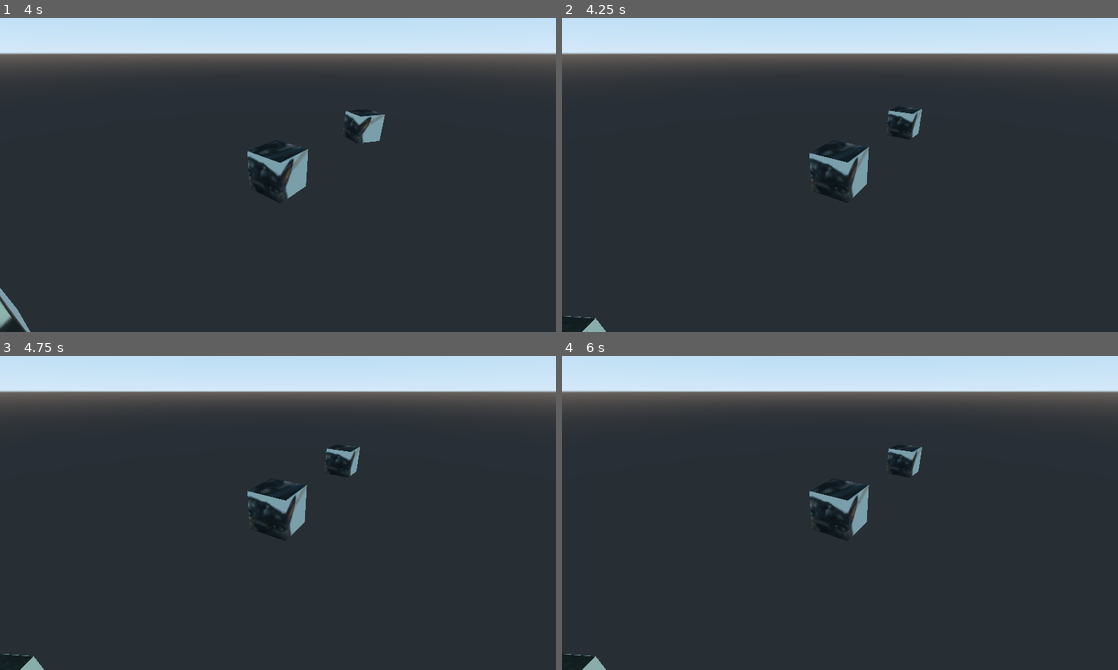
Above: before the commit, frames 1-4 (two rows, left to right).
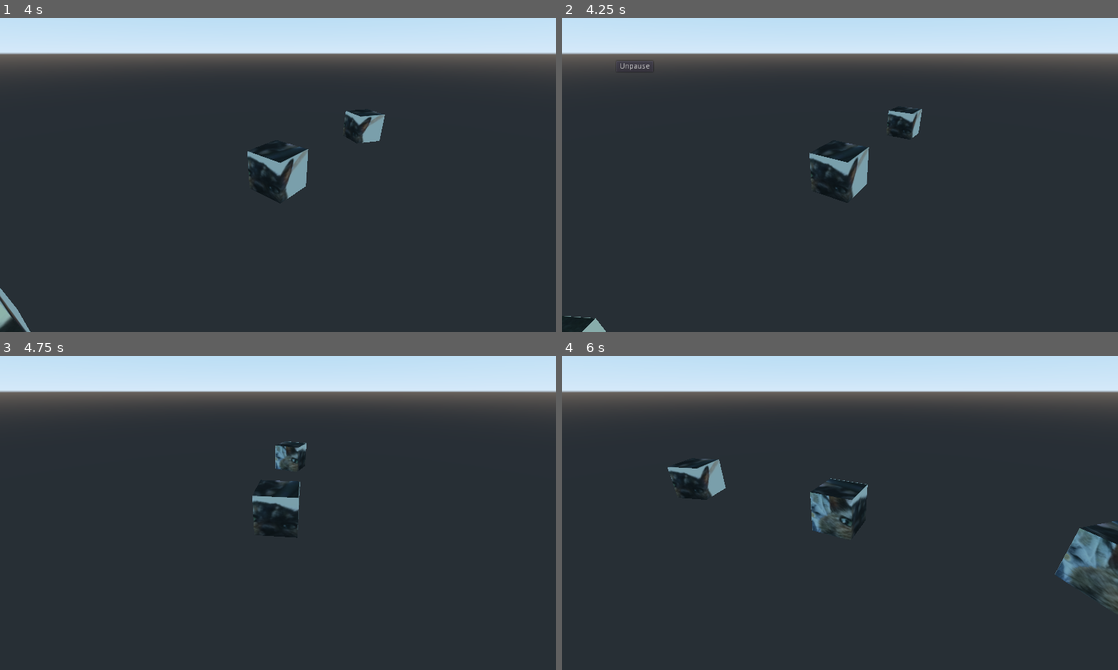
Above: after the commit, the same moments.

Repository: technicat/learngodot
Game: Godot game, scene res://scene.tscn
Same seed, same stepped clock (60 frames per second), same inputs: the game is played once before the commit and once after it.
Inputs (mouse positions are in pixels of both pictures, inside the frame that each line leads up to):
- Up to frame 1 (4 s): no input
- Up to frame 2 (4.25 s): tap Escape (ui_cancel) at 4.15 s
- Up to frame 3 (4.75 s): click (72, 403) at 4.25 s, where only the run after the commit has a clickable "Unpause"
- Up to frame 4 (6 s): no input

Frame 1 is identical in both runs. In frame 2, less than 0.1% of the frame differs, in the area x 10-17%, y 14-17%; in frame 3, 1.2%; in frame 4, 3.4%, in the area x 0-100%, y 28-100%.

Commit message:
Update pause.gd

Diff:
--- a/chapter9/godotproject/Scripts/pause.gd
+++ b/chapter9/godotproject/Scripts/pause.gd
@@ -3,3 +3,4 @@
 func _input(event):
 	if event.is_action_pressed("ui_cancel"):
 		get_tree().paused = !get_tree().paused
+		find_node("Button").visible = get_tree().paused
